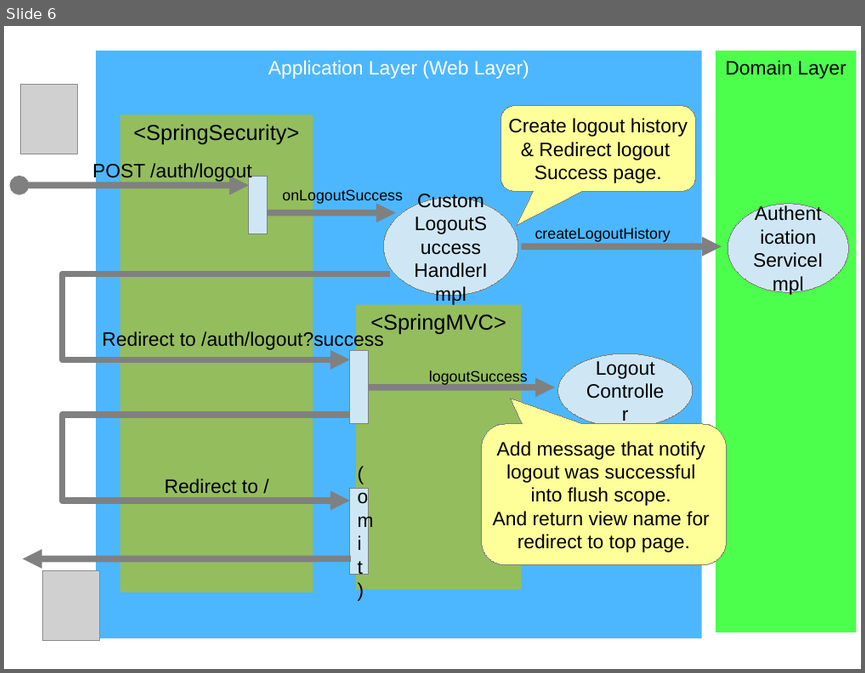
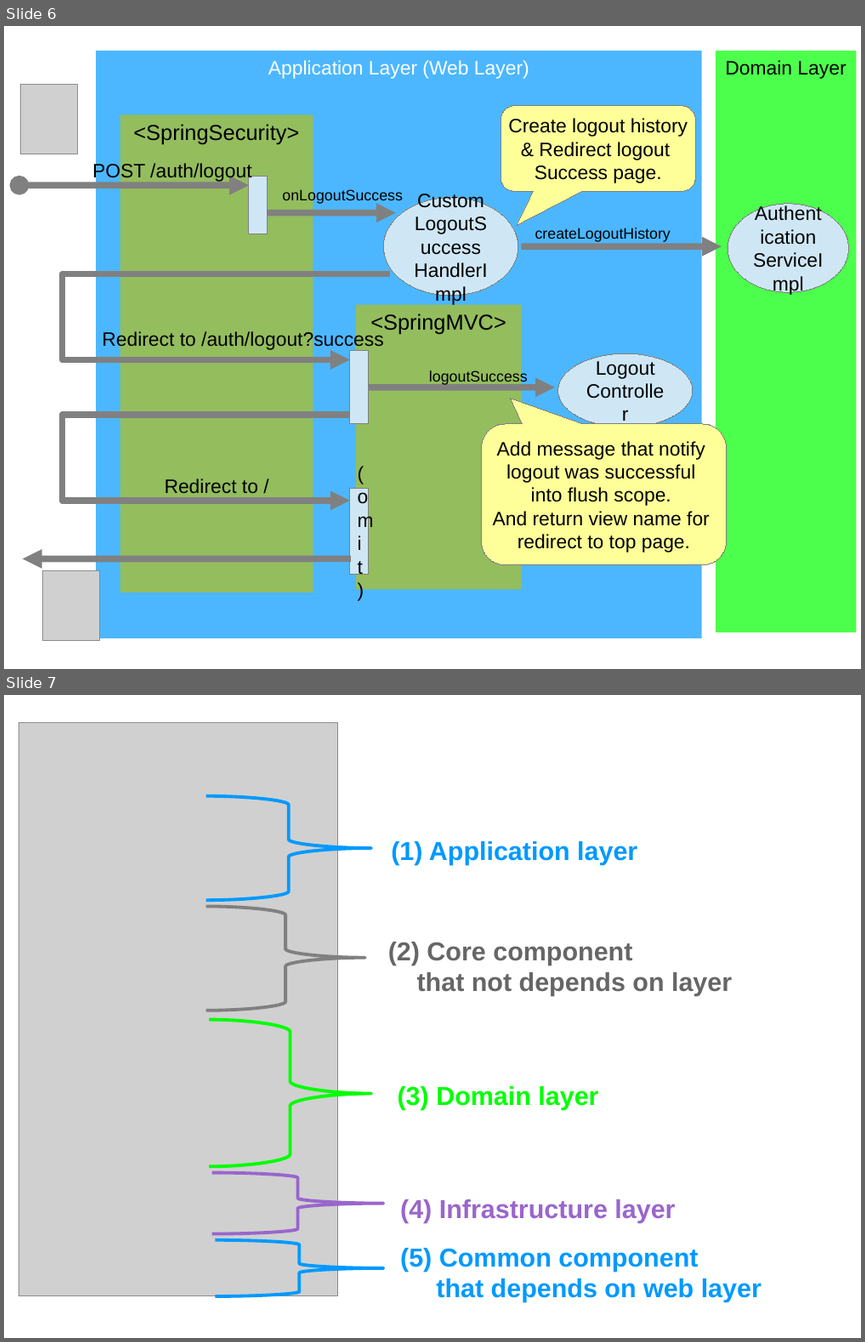
Before and after one commit to kazuki43zoo/demo-application, a slide deck: images/material.odp. Shown one above the other, each under a label of ours: slide 6 before the commit, slides 6 and 7 after it. The pictures are 865x673 and 865x1342 pixels, drawn with LibreOffice and Linux fonts; fonts in the diff are those of the drawing; grey boxes stand for pictures. Boxes give left, top, right and bottom in pixels: in the first picture for what was removed or moved away, otherwise in the second. Text is boxed around its words. In the diff, an @@ line names an element or a change of style, - is before the commit and + after.

```diff
--- a/images/material.odp
+++ b/images/material.odp
@@ slide 7 added at <box>4,695,861,1338</box>, background #FFFFFF @@
@@ picture added at <box>19,723,337,1296</box> @@
@@ freeform shape added at <box>206,796,372,900</box>, outline #0099FF 3 pt @@
@@ text added at <box>391,841,637,865</box>, 24 pt, text #0099FF, bold @@
+(1) Application layer
@@ freeform shape added at <box>206,907,365,1010</box>, outline #808080 3 pt @@
@@ text added at <box>388,941,732,996</box>, 24 pt, text #666666, bold @@
+(2) Core component
+that not depends on layer
@@ freeform shape added at <box>209,1019,372,1166</box>, outline #00FF00 3 pt @@
@@ text added at <box>398,1086,598,1110</box>, 24 pt, text #00FF00, bold @@
+(3) Domain layer
@@ freeform shape added at <box>212,1173,383,1234</box>, outline #9966CC 3 pt @@
@@ text added at <box>400,1199,675,1223</box>, 24 pt, text #9966CC, bold @@
+(4) Infrastructure layer
@@ freeform shape added at <box>216,1240,384,1296</box>, outline #0099FF 3 pt @@
@@ text added at <box>400,1247,761,1302</box>, 24 pt, text #0099FF, bold @@
+(5) Common component
+that depends on web layer
```
Also in this commit, not shown: 2 other slides added, 4 other files.
